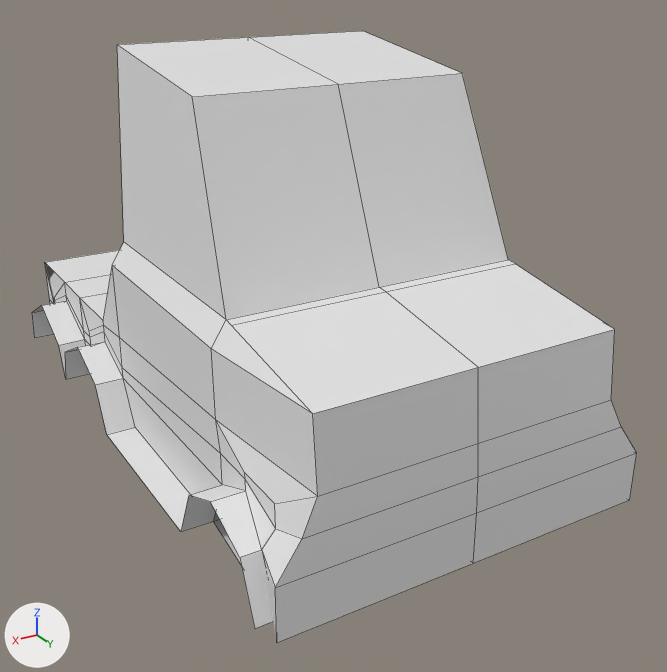
What one commit did to the OBJ model models/truck.obj.
Camera for both pictures: a 50 mm lens placed at (3.29, 6.24, 3.39), pointed at (-0.23, 0.37, 0.46). Arrows for +X, +Y and +Z are at lower left; the lights stay in place. Mesh edges are drawn as thin lines. Where no turn or scale is listed for an object, it has been applied to the vertices.
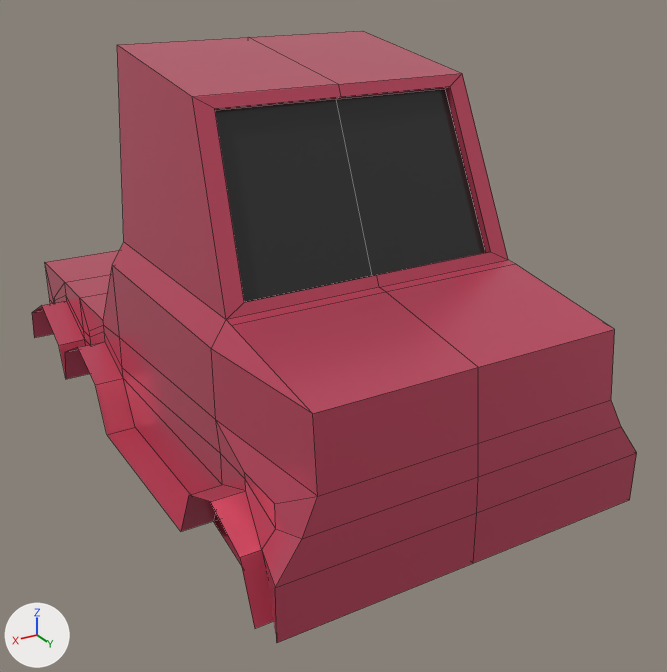
Boxes [x1, y1, x2, y2] around the edits, measured in the pictures (667 x 672 px; the box of a moved part takes in the faces that stretch with it):
```json
{"part": 1, "of": "me_plane", "change": "moved or reshaped", "before": [45, 265, 54, 304], "after": [45, 265, 54, 304]}
{"part": 2, "of": "me_plane", "change": "built on", "before": [192, 74, 508, 320], "after": [192, 74, 508, 320]}
{"part": 3, "of": "me_plane", "change": "recoloured", "before": [32, 31, 637, 643], "after": [32, 31, 637, 643], "on screen": "white to red"}
```

Edits to the scene script, one JSON object a line:
```json
{"op": "add", "block": "mat_windshield", "code": ["mat_windshield = principled_material('windshield')", "mat_windshield.base_color = (0.0253, 0.0253, 0.0253)  # black #2c2c2c", "mat_windshield.roughness = 0.0"]}
{"op": "add", "block": "mat_truck", "code": ["mat_truck = principled_material('truck')", "mat_truck.base_color = (0.604, 0.0783, 0.141)  # red #cc4f69", "mat_truck.metallic = 0.328", "mat_truck.roughness = 0.265"]}
{"block": "me_plane", "where": "# used by ob_plane; location = (0.0, 0.0, 0.0)"}
{"op": "remove", "block": "me_plane", "code": "me_plane.from_pydata(...)  # 150 vertices, 138 faces; spans x -1.48..1.48, y -2.78..2.5, z -0.3..2.69"}
{"op": "add", "block": "me_plane", "code": "me_plane.from_pydata(...)  # 162 vertices, 150 faces; spans x -1.48..1.48, y -2.78..2.5, z -0.3..2.69"}
{"block": "me_plane", "change": "me_plane part 1"}
{"block": "me_plane", "change": "10 faces are deleted"}
{"block": "me_plane", "change": "10 new faces join them, mat_truck (red #cc4f69)"}
{"block": "me_plane", "change": "me_plane part 2"}
{"block": "me_plane", "change": "2 faces are deleted"}
{"block": "me_plane", "change": "12 vertices are added at x -0.99..0.99, y 0.79..1.32, z 1.28..2.42"}
{"block": "me_plane", "change": "12 new faces join them, mat_truck (red #cc4f69)"}
{"block": "me_plane", "change": "2 new faces join them, mat_windshield (black #2c2c2c)"}
{"block": "me_plane", "change": "me_plane part 3: 136 faces spanning x -1.48..1.48, y -2.78..2.5, z -0.3..2.69 switch from no material to mat_truck (red #cc4f69)"}
{"op": "add", "block": "me_plane", "code": "me_plane.materials.append(mat_windshield)  # black #2c2c2c"}
```
